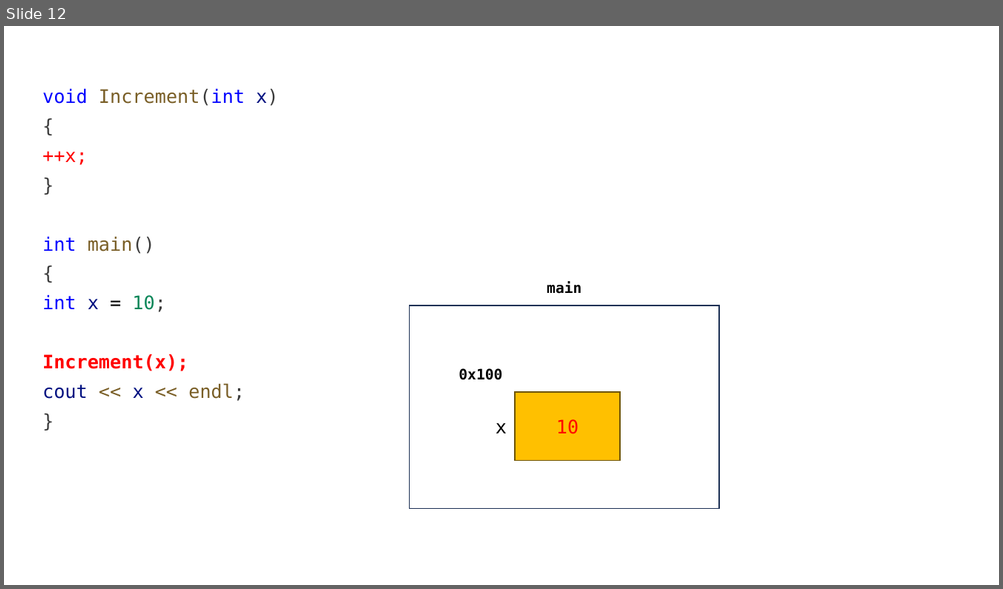
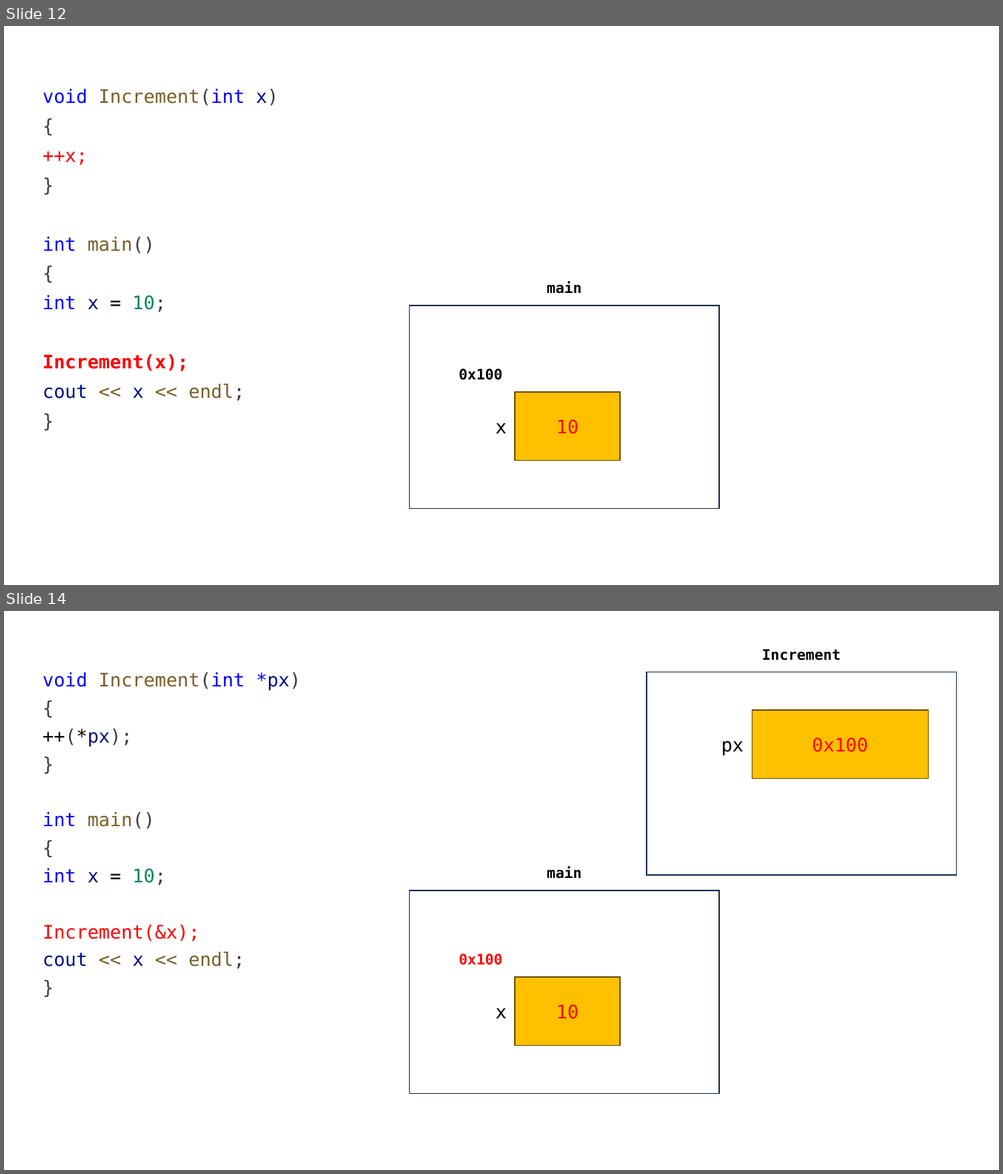
Before and after one commit to yoondev-classroom/cpp_250512, a slide deck: cpp_250512.pptx. Shown one above the other, each under a label of ours: slide 12 before the commit, slides 12 and 14 after it; the slides between them are not shown. The pictures are 1003x589 and 1003x1174 pixels, drawn with LibreOffice and Linux fonts; fonts in the diff are those of the drawing. Boxes give left, top, right and bottom in pixels: in the first picture for what was removed or moved away, otherwise in the second. Text is boxed around its words. In the diff, an @@ line names an element or a change of style, - is before the commit and + after.

```diff
--- a/cpp_250512.pptx
+++ b/cpp_250512.pptx
@@ slide 14 added at (x1=4, y1=611, x2=999, y2=1170), background #FFFFFF @@
@@ text added at (x1=762, y1=649, x2=840, y2=661), 14 pt, text #000000, bold @@
+Increment
@@ text added at (x1=42, y1=672, x2=301, y2=969), 18 pt, text #795E26 @@
+void Increment(int *px)
+{
+++(*px);
+}
+int main()
+{
+int x = 10;
+Increment(&x);
+cout << x << endl;
+}
@@ rectangle added at (x1=646, y1=672, x2=956, y2=875), fill #FFFFFF, outline #1E3256 1 pt, 18 pt, text #FFFFFF @@
+0x16ce92c2c
@@ rectangle added at (x1=751, y1=710, x2=928, y2=779), fill #FFC000, outline #705400 1 pt, 18 pt, text #FF0000 @@
+0x100
@@ text added at (x1=721, y1=741, x2=743, y2=756), 18 pt, text #000000 @@
+px
@@ text added at (x1=546, y1=866, x2=581, y2=879), 14 pt, text #000000, bold @@
+main
@@ rectangle added at (x1=409, y1=891, x2=719, y2=1093), fill #FFFFFF, outline #1E3256 1 pt, 18 pt, text #FFFFFF @@
+0x16ce92c2c
@@ text added at (x1=458, y1=954, x2=502, y2=965), 14 pt, text #FF0000, bold @@
+0x100
@@ rectangle added at (x1=515, y1=977, x2=620, y2=1046), fill #FFC000, outline #705400 1 pt, 18 pt, text #FF0000 @@
+10
@@ text added at (x1=495, y1=1008, x2=506, y2=1019), 18 pt, text #000000 @@
+x
```
Also in this commit, not shown: 6 other slides added, 1 other file.
